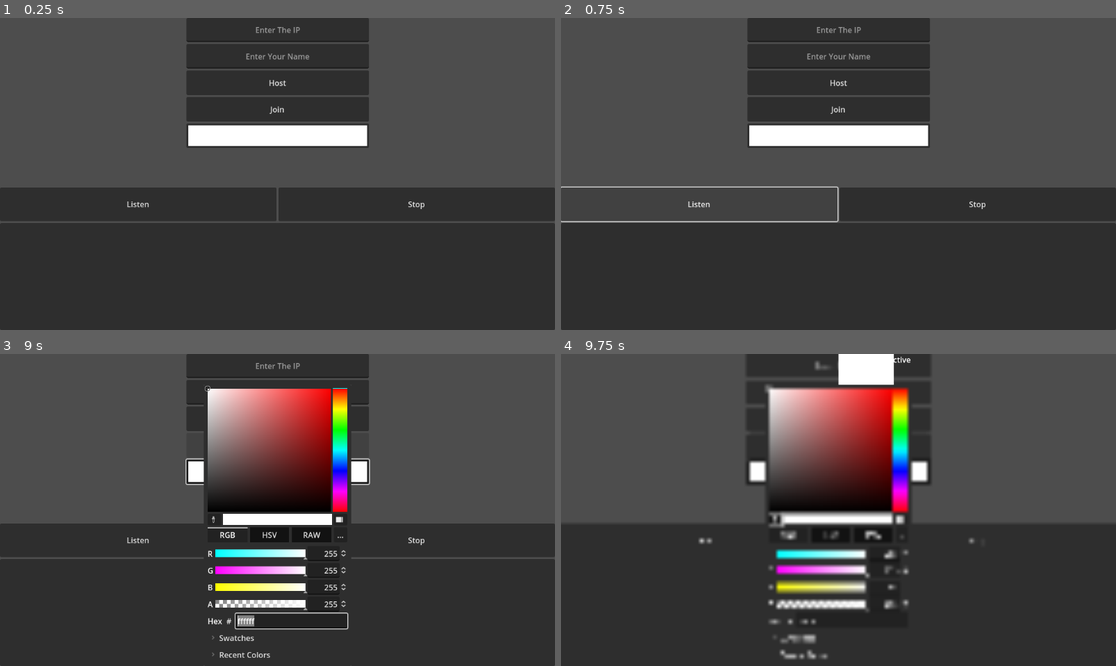
Above: before the commit, frames 1-4 (two rows, left to right).
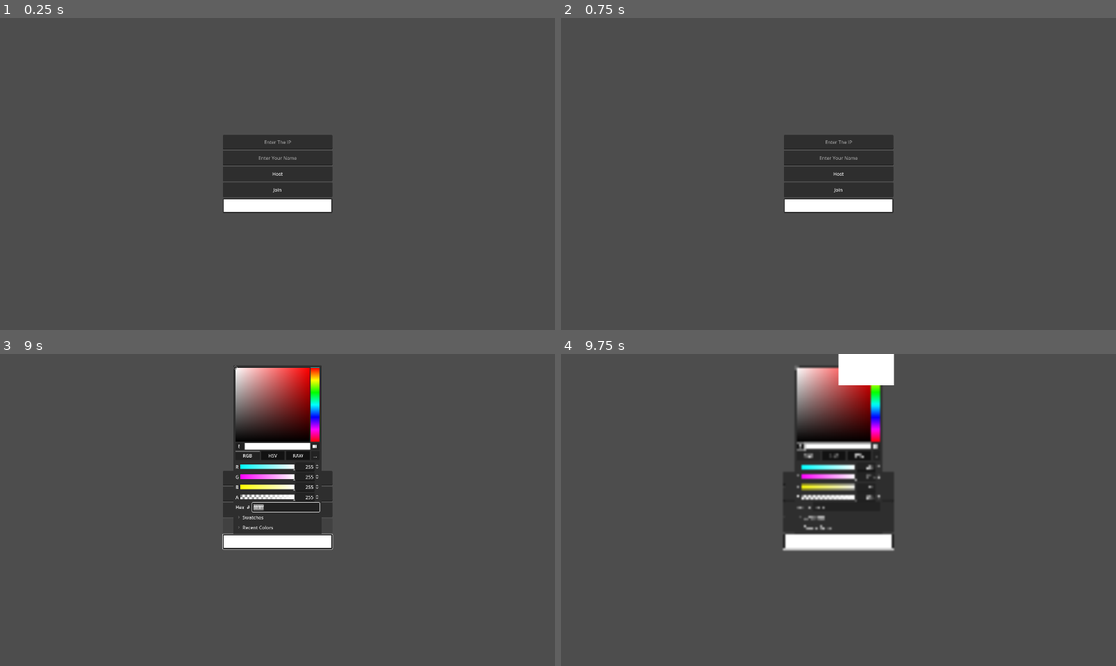
Above: after the commit, the same moments.

Repository: Ahmed-Dadousha/Multiplayer
Game: Godot game, scene res://Scenes/multiplayer_scene.tscn
Two runs of this game, one before a commit and one after it. Both use one fixed random seed, a clock stepped at 60 frames per second and the inputs below. The engine's default icon, where the game draws it, is replaced by a stand-in: a white triangle on a blue panel in a dark square.
Inputs (mouse positions are in pixels of both pictures, inside the frame that each line leads up to; where the layout moved, square brackets give the same spot in the first picture):
- Up to frame 1 (0.25 s): no input
- Up to frame 2 (0.75 s): click (699, 205) at 0.5 s, where only the run before the commit has a clickable "Listen"
- Up to frame 3 (9 s): click (416, 541) at 1.25 s, where only the run before the commit has a clickable "Stop"; click "Host" at 2 s; click "Join" at 2.75 s; hold Right (ui_right) 3.53-4.28 s; hold Down (ui_down) 4.28-5.03 s; tap Enter at 5, 8.75 s; hold Right (ui_right) 5.03-5.78 s; tap Space at 5.75 s; hold Up (ui_up) 5.78-6.53 s; hold Left (ui_left) 6.53-8.03 s; hold Down (ui_down) 8.03-8.78 s; hold Right (ui_right) from 8.78 s (still down)
- Up to frame 4 (9.75 s): release Right (ui_right) at 9.5 s; click (799, 447) [777, 519] at 9.5 s

The runs differ from the first frame. In frame 1, 59% of the frame differs, in the area x 0-100%, y 0-100%; in frame 2, 55%; in frame 3, 60%; in frame 4, 58%.

Commit message:
Fixed Maxmize Button

Diff:
--- a/Scenes/multiplayer_scene.tscn
+++ b/Scenes/multiplayer_scene.tscn
@@ -14,13 +14,17 @@
 
 [node name="Controls" type="VBoxContainer" parent="."]
 layout_mode = 1
-anchors_preset = 5
+anchors_preset = 8
 anchor_left = 0.5
+anchor_top = 0.5
 anchor_right = 0.5
-offset_left = -189.0
-offset_right = 190.0
-offset_bottom = 270.0
+anchor_bottom = 0.5
+offset_left = -189.5
+offset_top = -135.0
+offset_right = 189.5
+offset_bottom = 135.0
 grow_horizontal = 2
+grow_vertical = 2
 
 [node name="IP" type="LineEdit" parent="Controls"]
 layout_mode = 2
@@ -101,11 +105,14 @@
 text = "Start"
 
 [node name="LanServerVrowser" type="VBoxContainer" parent="."]
+visible = false
 layout_mode = 1
 anchors_preset = 15
 anchor_right = 1.0
 anchor_bottom = 1.0
 offset_top = 352.0
+offset_right = -120.0
+offset_bottom = -187.0
 grow_horizontal = 2
 grow_vertical = 2
 script = ExtResource("2_fdsg8")
--- a/Scenes/transitiontscn.tscn
+++ b/Scenes/transitiontscn.tscn
@@ -1,6 +1,21 @@
 [gd_scene load_steps=5 format=3 uid="uid://dygcbhqifywoj"]
 
 [ext_resource type="Script" path="res://Scripts/transitiontscn.gd" id="1_kw2wm"]
+
+[sub_resource type="Animation" id="Animation_fk501"]
+length = 0.001
+tracks/0/type = "value"
+tracks/0/imported = false
+tracks/0/enabled = true
+tracks/0/path = NodePath("ColorRect:modulate")
+tracks/0/interp = 1
+tracks/0/loop_wrap = true
+tracks/0/keys = {
+"times": PackedFloat32Array(0),
+"transitions": PackedFloat32Array(1),
+"update": 0,
+"values": [Color(1, 1, 1, 0)]
+}
 
 [sub_resource type="Animation" id="Animation_i6ahe"]
 resource_name = "fade"
@@ -15,21 +30,6 @@
 "transitions": PackedFloat32Array(1, 1),
 "update": 0,
 "values": [Color(0, 0, 0, 0), Color(0, 0, 0, 1)]
-}
-
-[sub_resource type="Animation" id="Animation_fk501"]
-length = 0.001
-tracks/0/type = "value"
-tracks/0/imported = false
-tracks/0/enabled = true
-tracks/0/path = NodePath("ColorRect:modulate")
-tracks/0/interp = 1
-tracks/0/loop_wrap = true
-tracks/0/keys = {
-"times": PackedFloat32Array(0),
-"transitions": PackedFloat32Array(1),
-"update": 0,
-"values": [Color(1, 1, 1, 0)]
 }
 
 [sub_resource type="AnimationLibrary" id="AnimationLibrary_83hxk"]
--- a/Scripts/multiplayer_scene.gd
+++ b/Scripts/multiplayer_scene.gd
@@ -58,7 +58,7 @@
 
 	$Controls.visible = true
 	$Lobby.visible = false
-	$LanServerVrowser.visible = true
+	#$LanServerVrowser.visible = true
 	NetworkManger.cleanUp()
 	Global.playersLoaded = 0
 	Global.players.clear()
--- a/project.godot
+++ b/project.godot
@@ -23,8 +23,9 @@
 
 [display]
 
-window/stretch/aspect="expand"
-window/stretch/scale_mode="integer"
+window/size/viewport_width=1920
+window/size/viewport_height=1080
+window/size/resizable=false
 
 [filesystem]
 
Not shown, changed: export_presets.cfg
